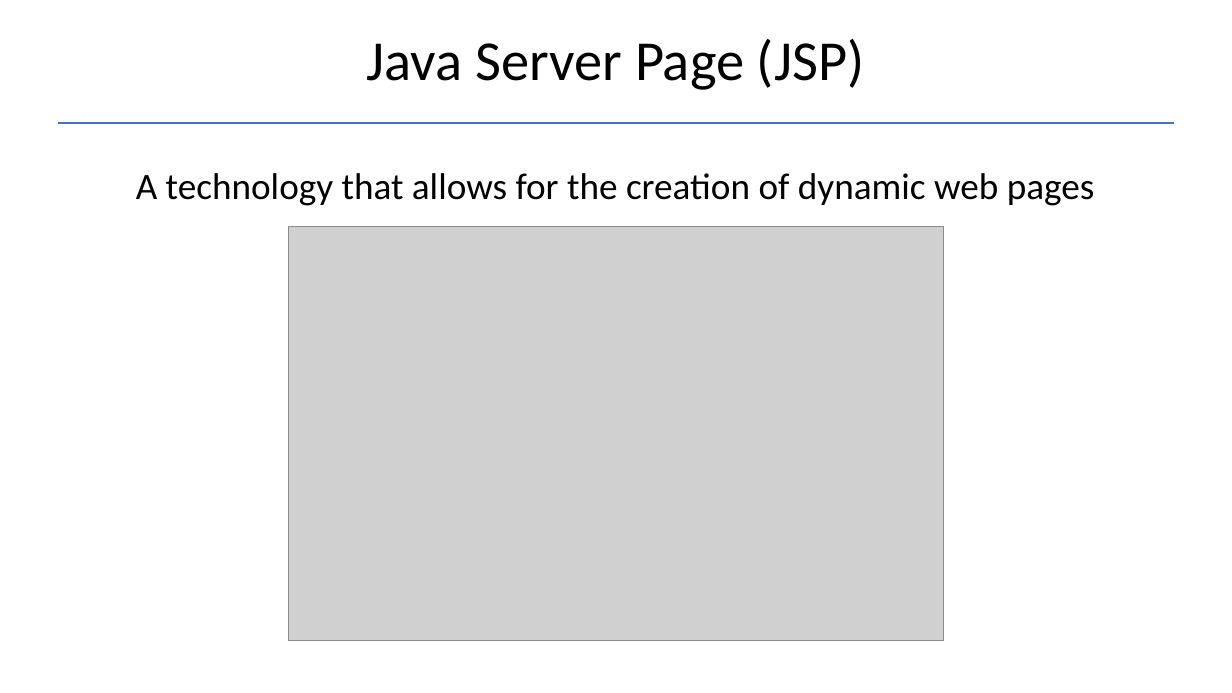
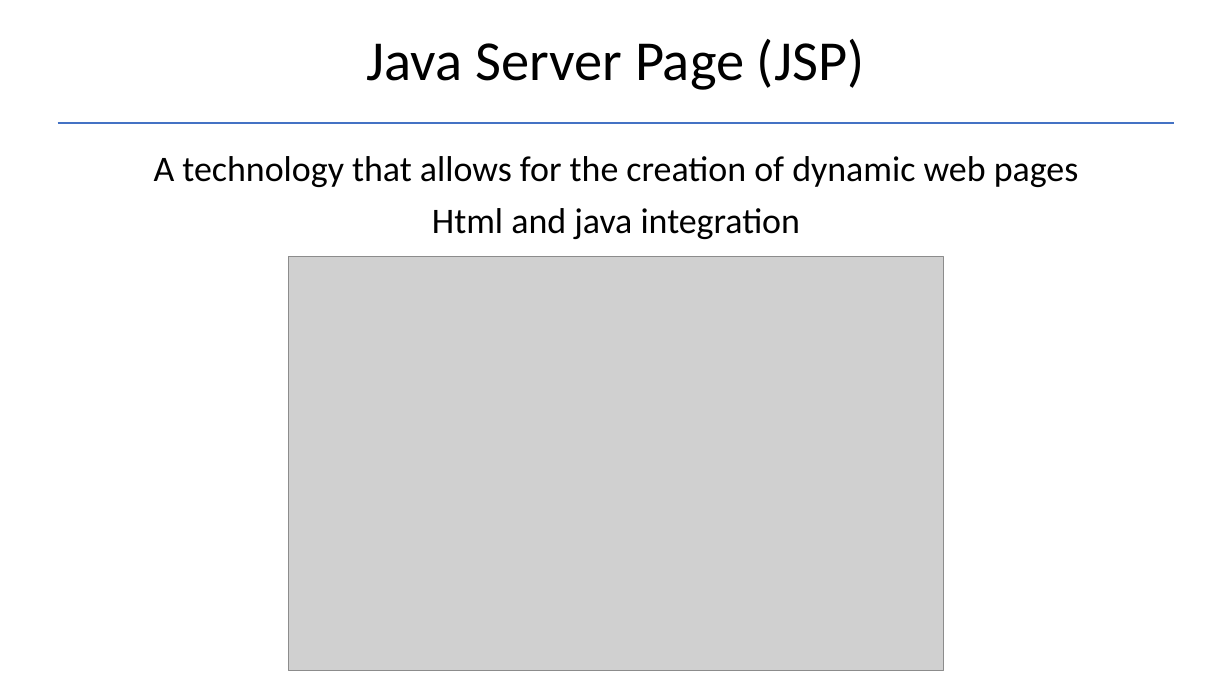
Before and after one commit to Garnik94/Levelup_presentations, a slide deck: slide 19 of Servlet/Servlet_Presentation.pptx. Drawn at 1232x693 pixels with LibreOffice and Linux fonts; fonts in the diff are those of the drawing; grey boxes stand for pictures. Boxes give left, top, right and bottom in pixels: in the first picture for what was removed or moved away, otherwise in the second. Text is boxed around its words. In the diff, an @@ line names an element or a change of style, - is before the commit and + after.

```diff
--- a/Servlet/Servlet_Presentation.pptx
+++ b/Servlet/Servlet_Presentation.pptx
@@ text "A technology that allows for ...": place and size @@
-text "A technology that allows for ..." at box(136, 173, 1095, 206)
+text "A technology that allows for ..." at box(154, 156, 1079, 239)
@@ text at box(154, 156, 1079, 187): size 29 to 28 pt in "A technology that allows for the creation ..." @@
@@ text at box(432, 208, 801, 239): paragraph added @@
+Html and java integration
@@ picture: place and size @@
-picture at box(288, 226, 944, 640)
+picture at box(288, 257, 944, 671)
```
Also in this commit, not shown: 1 other slide changed, 3 other files.
